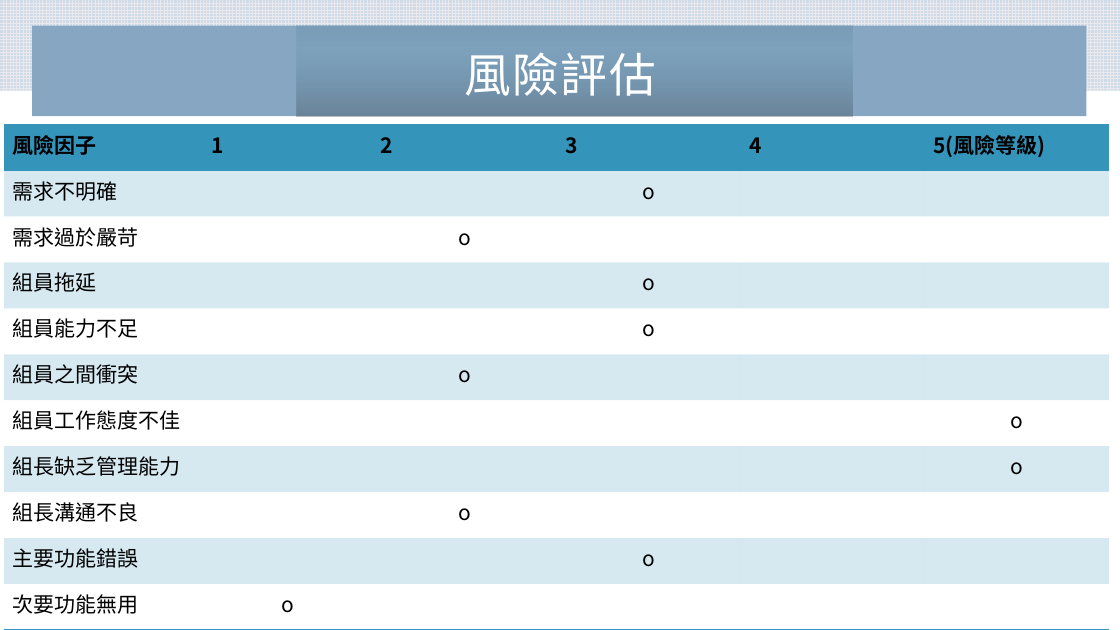
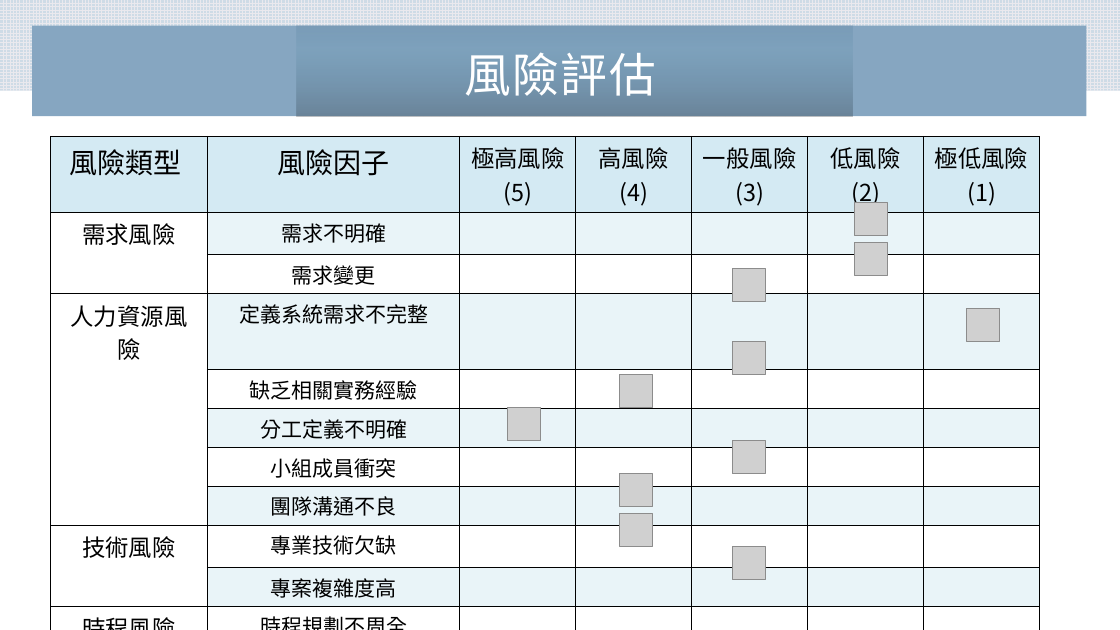
Before and after one commit to Jerrywu108150/se-final-project, a slide deck: slide 22 of 文書/簡報2.pptx. Drawn at 1120x630 pixels with LibreOffice and Linux fonts; fonts in the diff are those of the drawing; grey boxes stand for pictures. Boxes give left, top, right and bottom in pixels: in the first picture for what was removed or moved away, otherwise in the second. Text is boxed around its words. In the diff, an @@ line names an element or a change of style, - is before the commit and + after.

```diff
--- a/文書/簡報2.pptx
+++ b/文書/簡報2.pptx
@@ table at bbox=[50, 136, 1039, 602] @@
-風險因子 | 1 | 2 | 3 | 4 | 5(風險等級)
-需求不明確 |  |  | o |  | 
-需求過於嚴苛 |  | o |  |  | 
-組員拖延 |  |  | o |  | 
-組員能力不足 |  |  | o |  | 
-組員之間衝突 |  | o |  |  | 
-組員工作態度不佳 |  |  |  |  | o
-組長缺乏管理能力 |  |  |  |  | o
-組長溝通不良 |  | o |  |  | 
-主要功能錯誤 |  |  | o |  | 
-次要功能無用 | o |  |  |  | 
+風險類型 | 風險因子 | 極高風險 / (5) | 高風險 / (4) | 一般風險 / (3) | 低風險 / (2) | 極低風險 / (1)
+需求風險 | 需求不明確 |  |  |  |  | 
+ | 需求變更 |  |  |  |  | 
+人力資源風險 | 定義系統需求不完整 |  |  |  |  | 
+ | 缺乏相關實務經驗 |  |  |  |  | 
+ | 分工定義不明確 |  |  |  |  | 
+ | 小組成員衝突 |  |  |  |  | 
+ | 團隊溝通不良 |  |  |  |  | 
+技術風險 | 專業技術欠缺 |  |  |  |  | 
+ | 專案複雜度高 |  |  |  |  | 
+時程風險 | 時程規劃不周全 |  |  |  |  | 
+ | 工作負荷過大 |  |  |  |  | 
@@ table: place and size @@
-table at bbox=[4, 124, 1108, 630]
+table at bbox=[50, 136, 1039, 602]
@@ picture added at bbox=[854, 202, 887, 235] @@
@@ picture added at bbox=[732, 269, 765, 302] @@
@@ picture added at bbox=[854, 242, 887, 275] @@
@@ picture added at bbox=[967, 308, 1000, 341] @@
@@ picture added at bbox=[732, 341, 765, 374] @@
@@ picture added at bbox=[619, 375, 652, 408] @@
@@ picture added at bbox=[507, 408, 539, 440] @@
@@ picture added at bbox=[732, 441, 765, 474] @@
@@ picture added at bbox=[619, 474, 652, 507] @@
@@ picture added at bbox=[619, 513, 652, 546] @@
@@ picture added at bbox=[732, 547, 765, 580] @@
```
Also in this commit, not shown: 1 other slide changed, 1 slide added, 1 slide removed.
